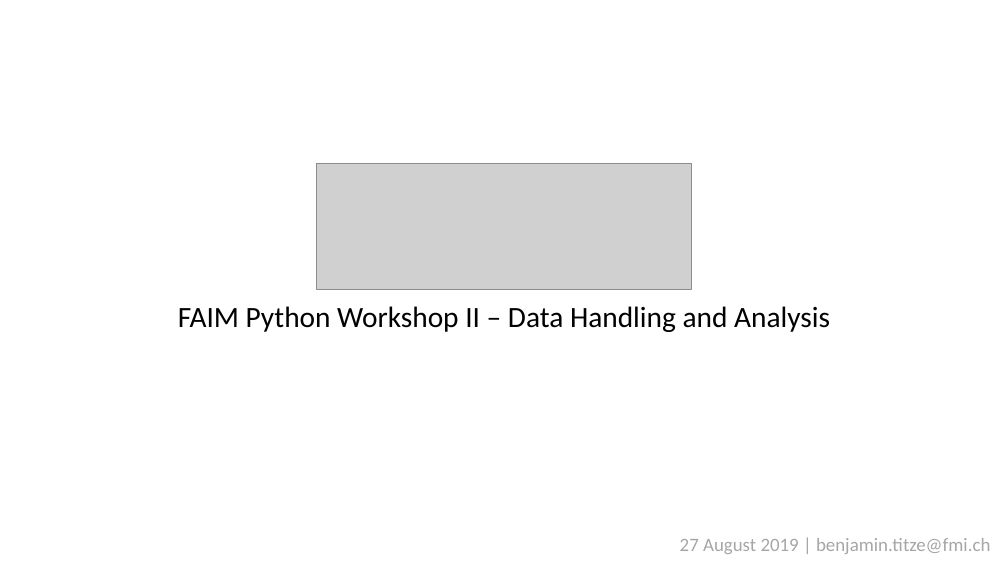
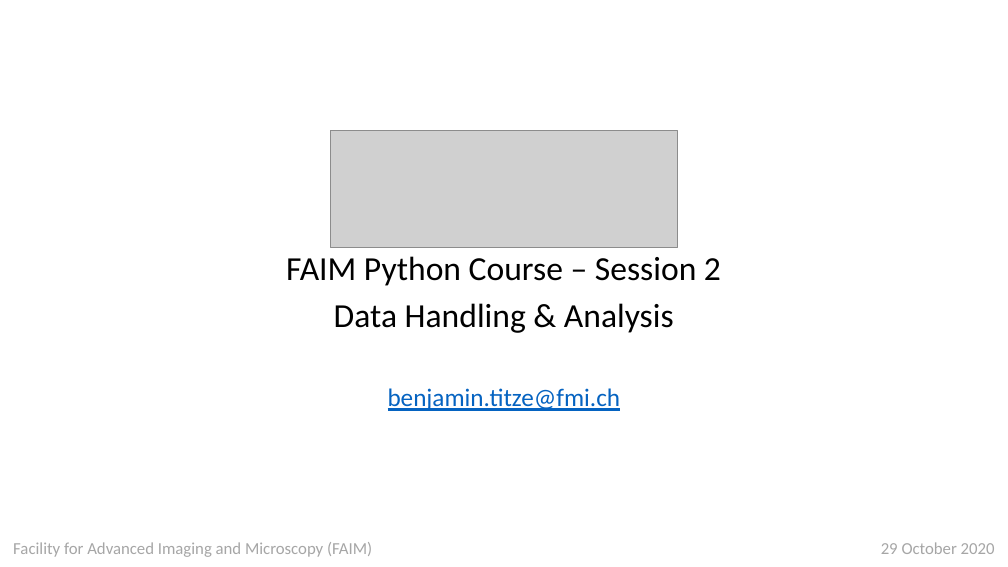
Before and after one commit to btitze/python-course, a slide deck: slide 1 of data_handling_and_analysis/Python Workshop - Data Handling and Analysis.pptx. Drawn at 1008x567 pixels with LibreOffice and Linux fonts; fonts in the diff are those of the drawing; grey boxes stand for pictures. Boxes give left, top, right and bottom in pixels: in the first picture for what was removed or moved away, otherwise in the second. Text is boxed around its words. In the diff, an @@ line names an element or a change of style, - is before the commit and + after.

Commit message:
Update presentation and move csv files to data subfolder

```diff
--- a/data_handling_and_analysis/Python Workshop - Data Handling and Analysis.pptx
+++ b/data_handling_and_analysis/Python Workshop - Data Handling and Analysis.pptx
@@ picture: place and size @@
-picture at bbox=[317, 163, 692, 290]
+picture at bbox=[330, 131, 678, 248]
@@ subtitle at bbox=[286, 256, 721, 411]: text changed; size 28 to 32 pt @@
-FAIM Python Workshop II – Data Handling and Analysis
+FAIM Python Course – Session 2
+Data Handling & Analysis
+benjamin.titze@fmi.ch
@@ text removed at bbox=[680, 538, 990, 554] @@
-27 August 2019 | benjamin.titze@fmi.ch
@@ text added at bbox=[13, 542, 372, 557], 16 pt, text #A6A6A6 @@
+Facility for Advanced Imaging and Microscopy (FAIM)
@@ text added at bbox=[881, 542, 995, 554], 16 pt, text #A6A6A6 @@
+29 October 2020
```
Also in this commit, not shown: 9 other slides changed, 4 other files.
